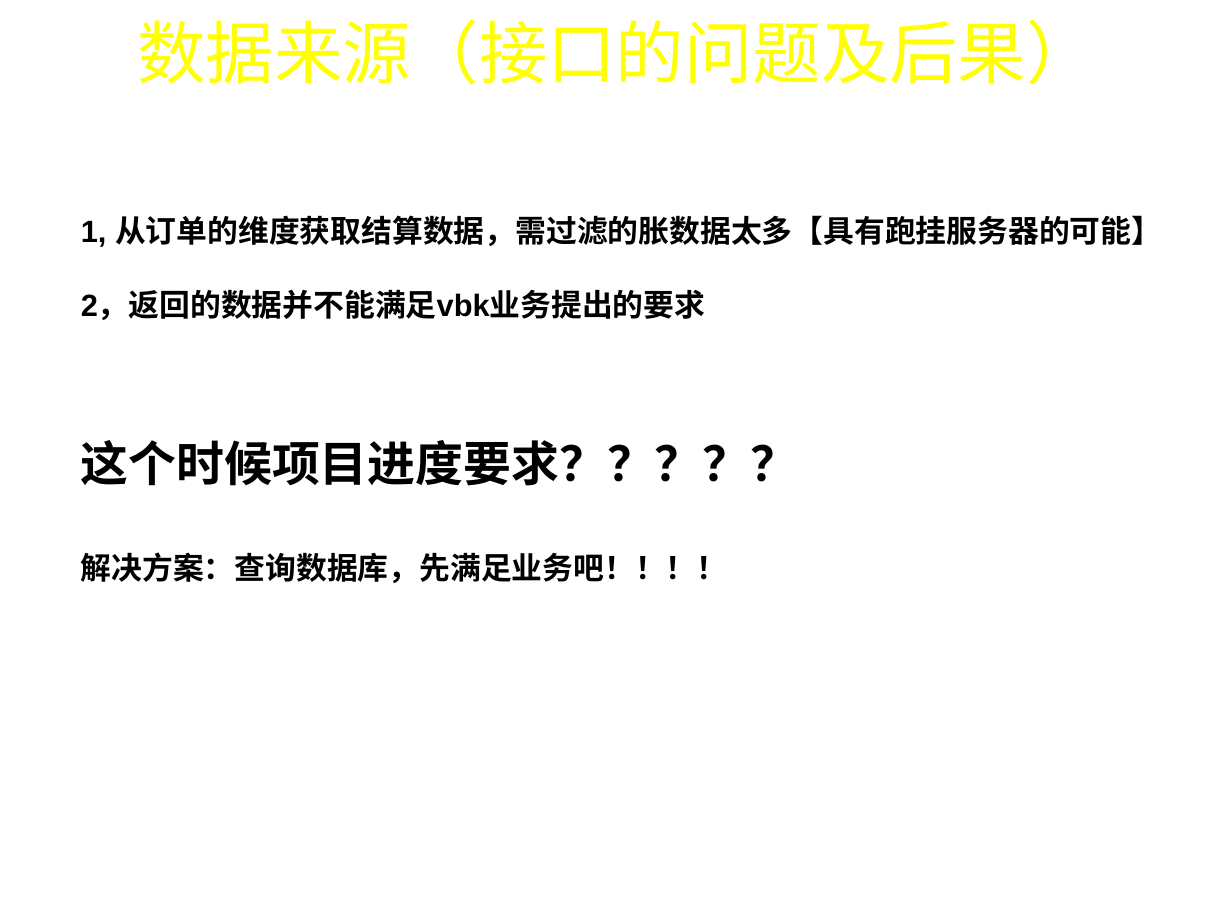
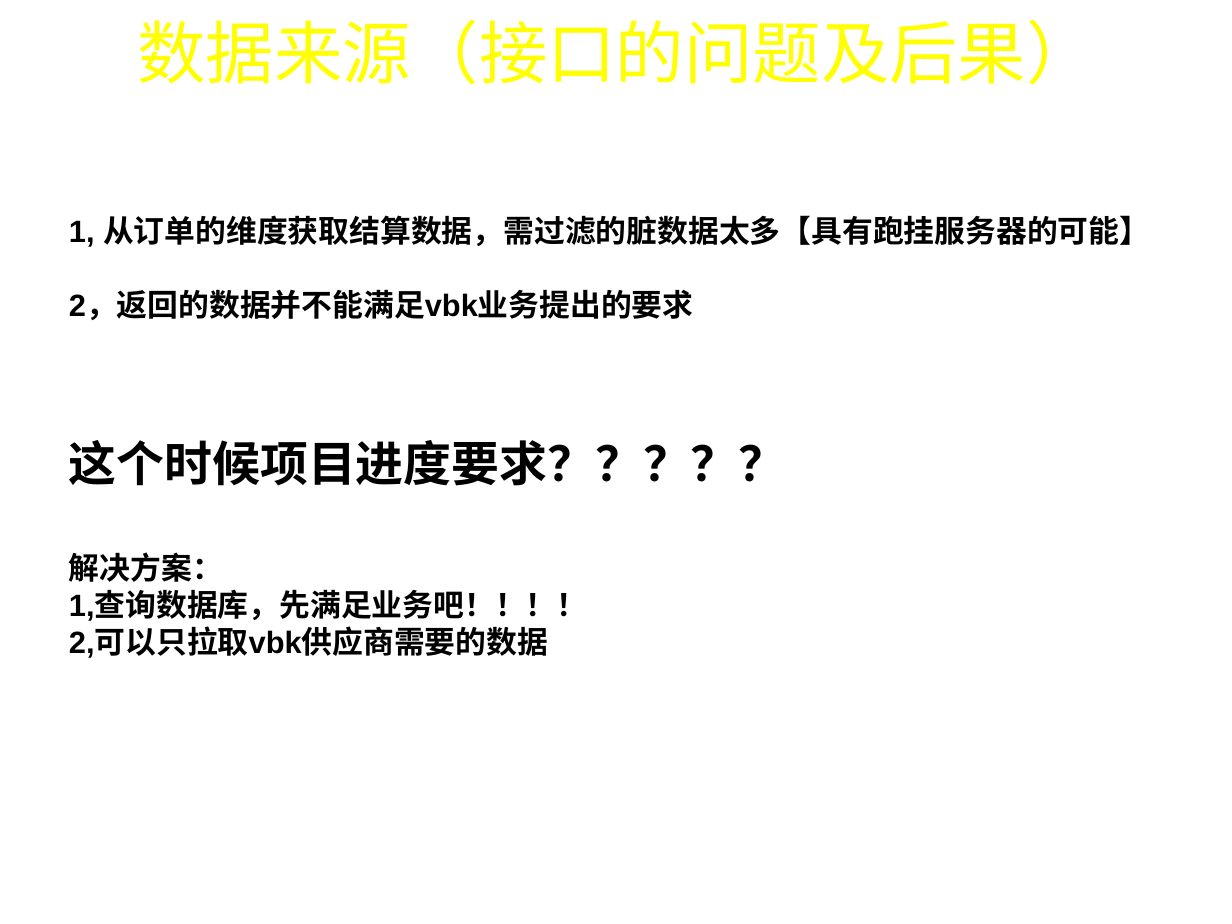
Before and after one commit to rockhe168/MyDocument, a slide deck: slide 7 of PPT/Ctrip/供应商结算列表.ppt. Drawn at 1232x924 pixels with LibreOffice and Linux fonts; fonts in the diff are those of the drawing; background and template pictures are left out. Boxes give left, top, right and bottom in pixels: in the first picture for what was removed or moved away, otherwise in the second. Text is boxed around its words. In the diff, an @@ line names an element or a change of style, - is before the commit and + after.

```diff
--- a/PPT/Ctrip/供应商结算列表.ppt
+++ b/PPT/Ctrip/供应商结算列表.ppt
@@ text "1, 从订单的维度获取结算数据，需过滤的脏数据太多【具有跑挂服务器的可能】": place and size @@
-text "1, 从订单的维度获取结算数据，需过滤的脏数据太多【具有跑挂服务器的可能】" at (81,215,1162,583)
+text "1, 从订单的维度获取结算数据，需过滤的脏数据太多【具有跑挂服务器的可能】" at (69,215,1150,658)
@@ text at (69,215,1150,247): text changed @@
-1, 从订单的维度获取结算数据，需过滤的胀数据太多【具有跑挂服务器的可能】
+1, 从订单的维度获取结算数据，需过滤的脏数据太多【具有跑挂服务器的可能】
@@ text at (69,552,588,658): text changed @@
-解决方案：查询数据库，先满足业务吧！！！！
+解决方案：
+1,查询数据库，先满足业务吧！！！！
+2,可以只拉取vbk供应商需要的数据
```
Also in this commit, not shown: 1 other slide changed, 12 other files.
